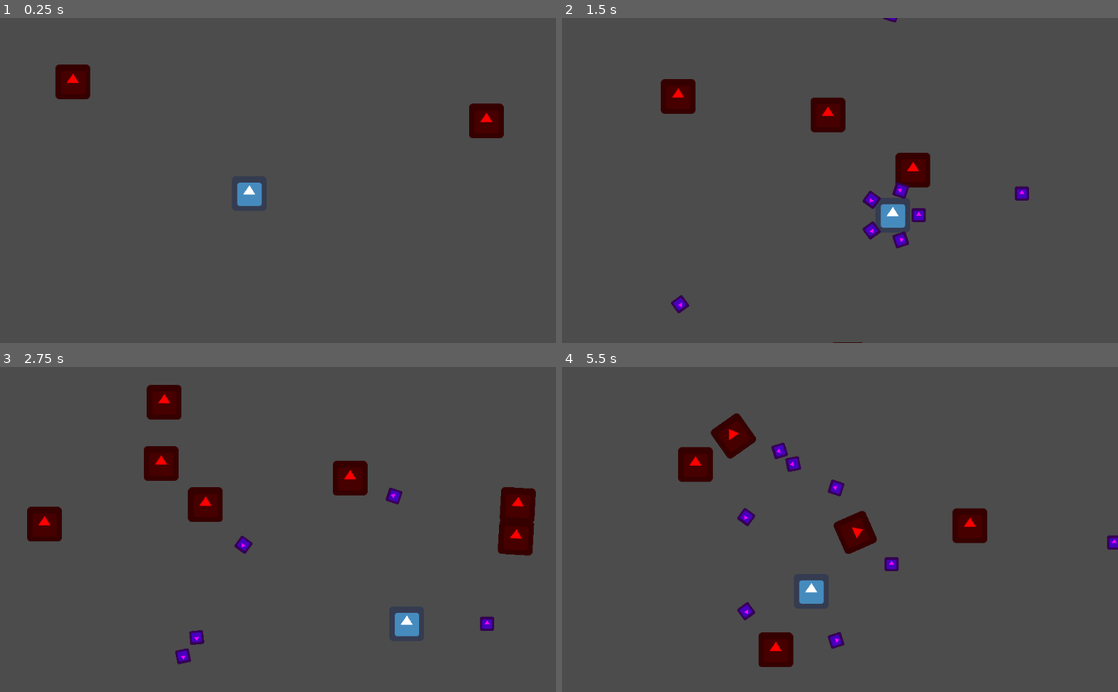
Above: before the commit, frames 1-4 (two rows, left to right).
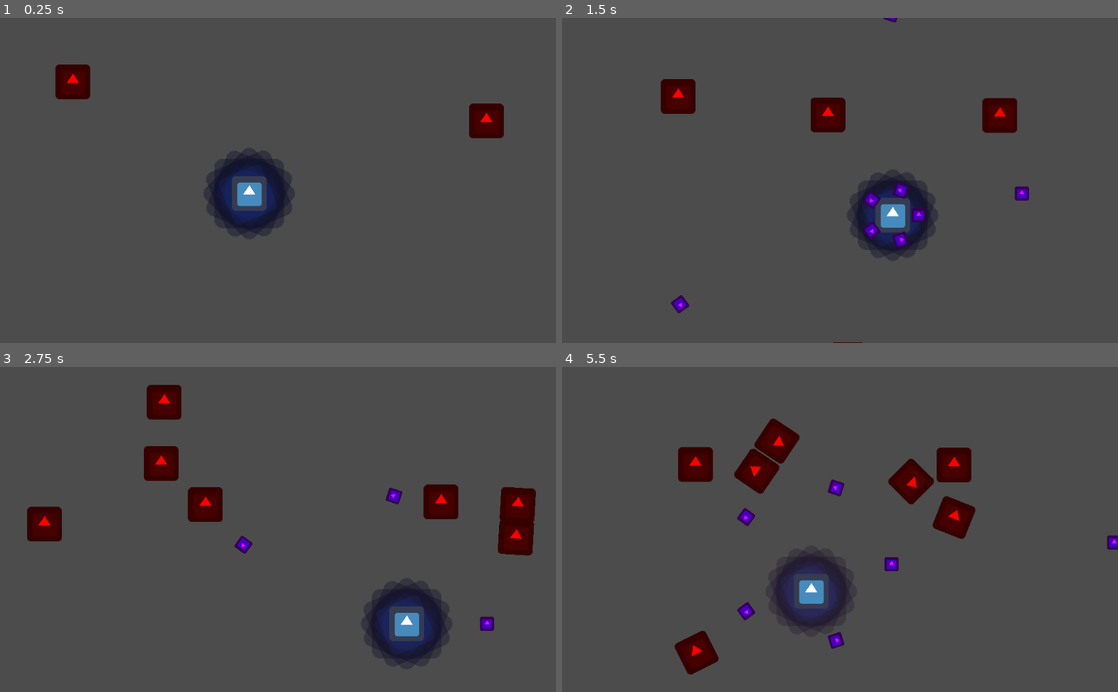
Above: after the commit, the same moments.

Repository: franxz/proto-top-down
Game: Godot game, scene res://scenes/test-map/TestMap.tscn
Same seed, same stepped clock (60 frames per second), same inputs: the game is played once before the commit and once after it. The engine's default icon, where the game draws it, is replaced by a stand-in: a white triangle on a blue panel in a dark square.
Inputs:
- Up to frame 1 (0.25 s): no input
- Up to frame 2 (1.5 s): hold Right (ui_right) 0.53-1.28 s; hold Down (ui_down) from 1.28 s (still down)
- Up to frame 3 (2.75 s): release Down (ui_down) at 2.03 s; hold Right (ui_right) from 2.03 s (still down)
- Up to frame 4 (5.5 s): release Right (ui_right) at 2.78 s; hold Up (ui_up) 2.78-3.53 s; hold Left (ui_left) 3.53-5.03 s; hold Down (ui_down) from 5.03 s (still down)

The runs differ from the first frame. In frame 1, 2.7% of the frame differs, in the area x 36-53%, y 40-68%; in frame 2, 2.8%; in frame 3, 3.6%; in frame 4, 8.3%, in the area x 20-77%, y 14-95%.

Commit message:
Add ForceShield. Make minor tweaks.

Diff:
--- a/scenes/enemy/Enemy.gd
+++ b/scenes/enemy/Enemy.gd
@@ -33,5 +33,5 @@
 	  queue_free()
 
 
-func debug_hightlight() -> void:
+func debug_highlight() -> void:
   sprite_node.modulate = Color.yellow
--- /dev/null
+++ b/scenes/force-shield/ForceShield.gd
@@ -0,0 +1,32 @@
+extends Area2D
+
+# just a simple implementation. Could be improved to:
+# - allow regeneration
+# - add player movement to the enemy impulse (push harder if moving towards it)
+
+var dmg_impulse := 35
+var max_hp := 25
+var current_hp := max_hp
+
+onready var sprite_container_node := get_node("SpriteContainer")
+onready var alpha_step : float = sprite_container_node.modulate.a / max_hp
+onready var red_step : float = (1 - sprite_container_node.modulate.r) / max_hp
+
+func _ready():
+	connect("body_entered", self, "_on_body_entered")
+
+
+func _on_body_entered(body: Node):
+	if !current_hp:
+		return
+	if body.is_in_group("enemies"):
+		body.take_damage((body.position - global_position) * dmg_impulse)
+		_take_damage()
+
+
+func _take_damage() -> void:
+	current_hp -= 1
+	sprite_container_node.modulate.a -= alpha_step
+	sprite_container_node.modulate.r += red_step
+	if !current_hp:
+		queue_free()
--- /dev/null
+++ b/scenes/force-shield/ForceShield.tscn
@@ -0,0 +1,34 @@
+[gd_scene load_steps=4 format=2]
+
+[ext_resource path="res://icon.png" type="Texture" id=1]
+[ext_resource path="res://scenes/force-shield/ForceShield.gd" type="Script" id=2]
+
+[sub_resource type="CircleShape2D" id=1]
+radius = 86.0
+
+[node name="ForceShield" type="Area2D"]
+script = ExtResource( 2 )
+
+[node name="CollisionShape2D" type="CollisionShape2D" parent="."]
+shape = SubResource( 1 )
+
+[node name="SpriteContainer" type="Node2D" parent="."]
+modulate = Color( 0.196078, 0.196078, 0.490196, 0.392157 )
+scale = Vector2( 2, 2 )
+
+[node name="Sprite" type="Sprite" parent="SpriteContainer"]
+texture = ExtResource( 1 )
+
+[node name="Sprite2" type="Sprite" parent="SpriteContainer"]
+rotation = 0.383972
+texture = ExtResource( 1 )
+
+[node name="Sprite3" type="Sprite" parent="SpriteContainer"]
+rotation = 0.785398
+scale = Vector2( 1, 1 )
+texture = ExtResource( 1 )
+
+[node name="Sprite4" type="Sprite" parent="SpriteContainer"]
+rotation = 1.16937
+scale = Vector2( 1, 1 )
+texture = ExtResource( 1 )
--- a/scenes/player/Player.gd
+++ b/scenes/player/Player.gd
@@ -7,10 +7,14 @@
 var speed = 200
 var equipped_weapons
 
+var debug_can_shoot := true
+
 func _ready():
 	Global.player = self
 	equipped_weapons  = Node2D.new()
 	add_child(equipped_weapons)
+	if !debug_can_shoot:
+		return
 	add_weapon(weapon_scene.instance())
 	add_weapon(weapon_with_range_scene.instance())
 
--- a/scenes/player/Player.tscn
+++ b/scenes/player/Player.tscn
@@ -1,7 +1,8 @@
-[gd_scene load_steps=4 format=2]
+[gd_scene load_steps=5 format=2]
 
 [ext_resource path="res://icon.png" type="Texture" id=1]
 [ext_resource path="res://scenes/player/Player.gd" type="Script" id=2]
+[ext_resource path="res://scenes/force-shield/ForceShield.tscn" type="PackedScene" id=3]
 
 [sub_resource type="RectangleShape2D" id=1]
 extents = Vector2( 30, 30 )
@@ -9,6 +10,8 @@
 [node name="Player" type="KinematicBody2D"]
 script = ExtResource( 2 )
 
+[node name="ForceShield" parent="." instance=ExtResource( 3 )]
+
 [node name="Sprite" type="Sprite" parent="."]
 texture = ExtResource( 1 )
 
